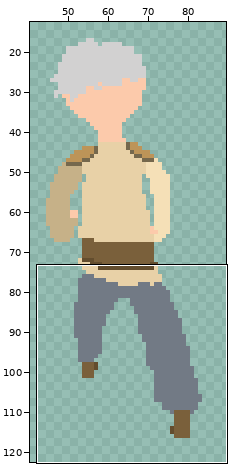
Edited in one commit: pixel-art file (ChronoHunt/Prototype #2/Assets/Art Assets/Pixel Art Player/Run/Player_Down_Run/Player_Down_Run.aseprite). Above: a wide view before the commit, with the close-up outlined.
Close-up. Earlier state:
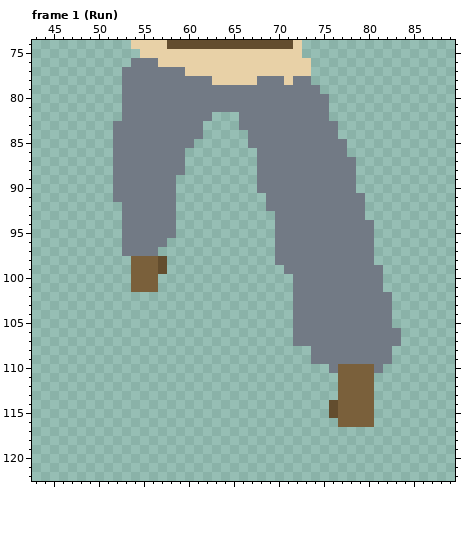
128x128 pixels, 28 frames. Pixels under 10% opacity are left out. Colours within 5 levels of each other are drawn and written as one. Shown: frame 1 (Run): x 43..89, y 74..122. The wide view leaves out empty margins. The commit also changed other frames or places, which this record leaves out.
After the commit:
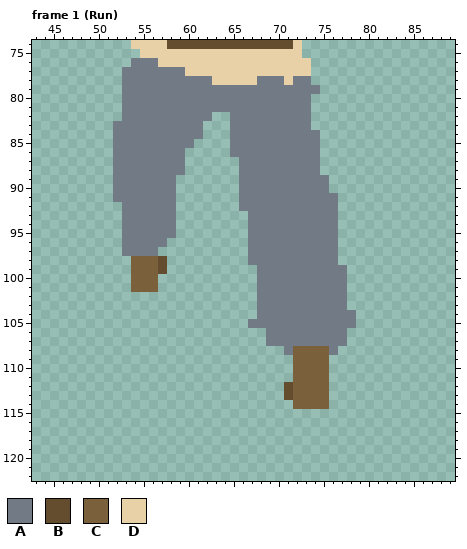
Palette (. is transparent): A #727a85  B #634d2e  C #7a603b  D #e8d1a7
Change:
--- frame 1 (Run), layer "Head Arms Legs"
@@ x 63..85 @@
  79 AAAAAAAAAAAA...........
- 80 AAAAAAAAAAAAA..........
- 81 AAAAAAAAAAAAA..........
- 82 ...AAAAAAAAAA..........
- 83 ...AAAAAAAAAAA.........
- 84 ....AAAAAAAAAA.........
- 85 ....AAAAAAAAAAA........
- 86 .....AAAAAAAAAA........
- 87 .....AAAAAAAAAAA.......
- 88 .....AAAAAAAAAAA.......
- 89 .....AAAAAAAAAAA.......
- 90 .....AAAAAAAAAAA.......
- 91 ......AAAAAAAAAAA......
- 92 ......AAAAAAAAAAA......
- 93 .......AAAAAAAAAA......
- 94 .......AAAAAAAAAAA.....
- 95 .......AAAAAAAAAAA.....
- 96 .......AAAAAAAAAAA.....
- 97 .......AAAAAAAAAAA.....
- 98 .......AAAAAAAAAAA.....
- 99 ........AAAAAAAAAAA....
-100 .........AAAAAAAAAA....
-101 .........AAAAAAAAAA....
-102 .........AAAAAAAAAAA...
-103 .........AAAAAAAAAAA...
-104 .........AAAAAAAAAAA...
-105 .........AAAAAAAAAAA...
-106 .........AAAAAAAAAAAA..
-107 .........AAAAAAAAAAAA..
-108 ...........AAAAAAAAA...
-109 ...........AAAAAAAAA...
-110 .............ACCCCA....
-111 ..............CCCC.....
-112 ..............CCCC.....
-113 ..............CCCC.....
-114 .............BCCCC.....
-115 .............BCCCC.....
-116 ..............CCCC.....
+ 80 AAAAAAAAAAA............
+ 81 AAAAAAAAAAA............
+ 82 ..AAAAAAAAA............
+ 83 ..AAAAAAAAA............
+ 84 ..AAAAAAAAAA...........
+ 85 ..AAAAAAAAAA...........
+ 86 ..AAAAAAAAAA...........
+ 87 ...AAAAAAAAA...........
+ 88 ...AAAAAAAAA...........
+ 89 ...AAAAAAAAAA..........
+ 90 ...AAAAAAAAAA..........
+ 91 ...AAAAAAAAAAA.........
+ 92 ...AAAAAAAAAAA.........
+ 93 ....AAAAAAAAAA.........
+ 94 ....AAAAAAAAAA.........
+ 95 ....AAAAAAAAAA.........
+ 96 ....AAAAAAAAAA.........
+ 97 ....AAAAAAAAAA.........
+ 98 ....AAAAAAAAAA.........
+ 99 .....AAAAAAAAAA........
+100 .....AAAAAAAAAA........
+101 .....AAAAAAAAAA........
+102 .....AAAAAAAAAA........
+103 .....AAAAAAAAAA........
+104 .....AAAAAAAAAAA.......
+105 ....AAAAAAAAAAAA.......
+106 ......AAAAAAAAA........
+107 ......AAAAAAAAA........
+108 ........ACCCCA.........
+109 .........CCCC..........
+110 .........CCCC..........
+111 .........CCCC..........
+112 ........BCCCC..........
+113 ........BCCCC..........
+114 .........CCCC..........
+115 .......................
+116 .......................
 117 .......................
